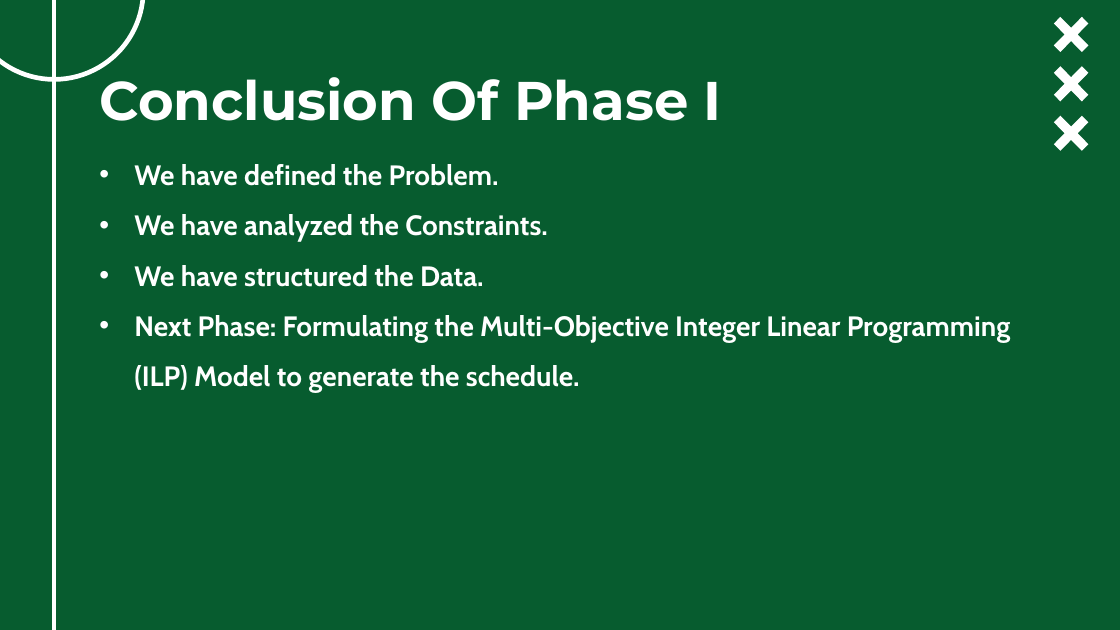
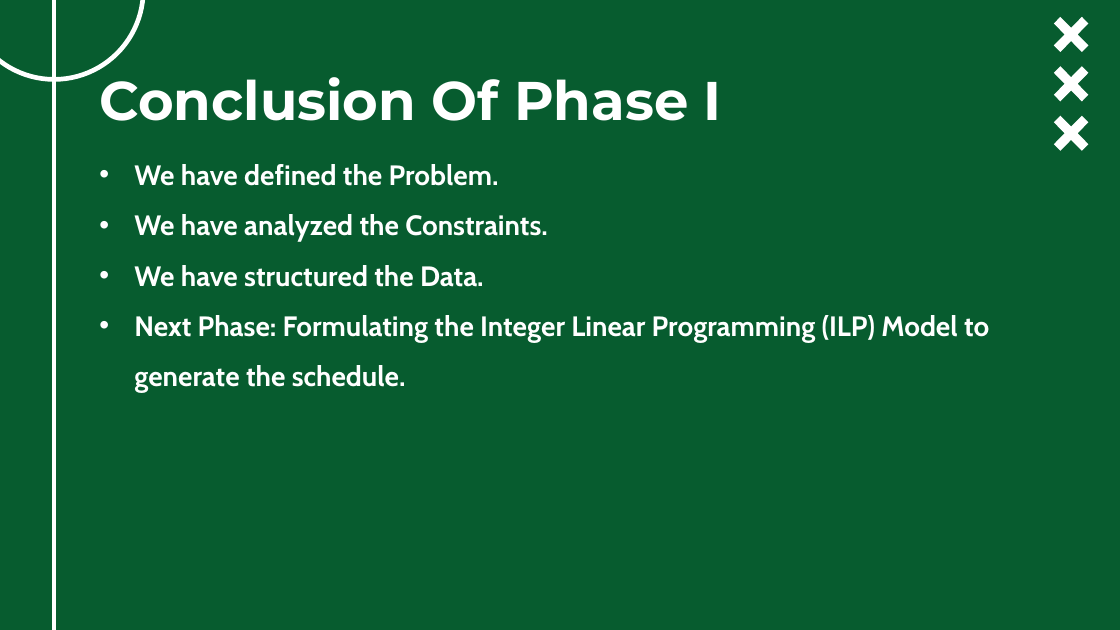
Before and after one commit to ghassanelgendy/egyptian-premier-league-schedule-optimizer, a slide deck: slide 20 of Documentations/presentation V1.pptx. Drawn at 1120x630 pixels with LibreOffice and Linux fonts; fonts in the diff are those of the drawing; background and template pictures are left out. Boxes give left, top, right and bottom in pixels: in the first picture for what was removed or moved away, otherwise in the second. Text is boxed around its words. In the diff, an @@ line names an element or a change of style, - is before the commit and + after.

```diff
--- a/Documentations/presentation V1.pptx
+++ b/Documentations/presentation V1.pptx
@@ subtitle at (x1=134, y1=315, x2=989, y2=393): text changed @@
-• Next Phase: Formulating the Multi-Objective Integer Linear Programming (ILP) Model to generate the schedule.
+• Next Phase: Formulating the Integer Linear Programming (ILP) Model to generate the schedule.
```
Also in this commit, not shown: 6 other slides changed, 1 slide added.
